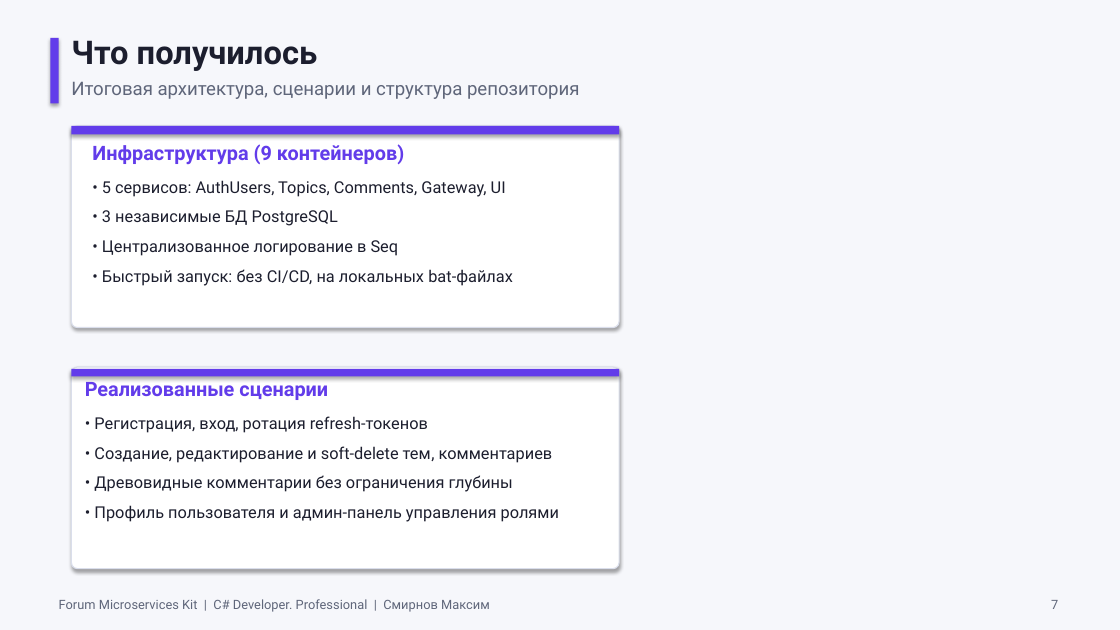
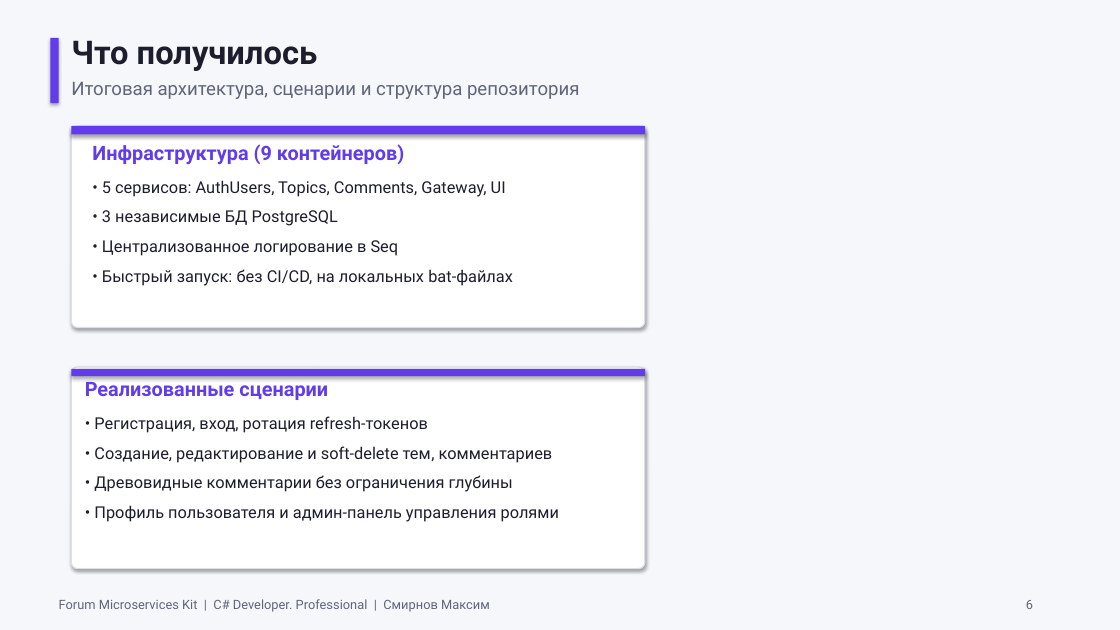
Before and after one commit to smirnovMV-dev/otus-forum, a slide deck: slide 6 of Workaround/Presentation/Forum_Microservices_Kit_Defense.pptx (slide 7 before the commit). Drawn at 1120x630 pixels with LibreOffice and Linux fonts; fonts in the diff are those of the drawing. Boxes give left, top, right and bottom in pixels: in the first picture for what was removed or moved away, otherwise in the second. Text is boxed around its words. In the diff, an @@ line names an element or a change of style, - is before the commit and + after.

```diff
--- a/Workaround/Presentation/Forum_Microservices_Kit_Defense.pptx
+++ b/Workaround/Presentation/Forum_Microservices_Kit_Defense.pptx
@@ rounded rectangle: place and size @@
-rounded rectangle at (71, 126, 619, 328)
+rounded rectangle at (71, 126, 645, 328)
@@ rectangle: place and size @@
-rectangle at (71, 126, 619, 134)
+rectangle at (71, 126, 645, 134)
@@ rounded rectangle: place and size @@
-rounded rectangle at (71, 367, 619, 569)
+rounded rectangle at (71, 367, 645, 569)
@@ rectangle: place and size @@
-rectangle at (71, 369, 619, 376)
+rectangle at (71, 369, 645, 376)
@@ text added at (1026, 600, 1033, 609), 11 pt, text #5F667A @@
+6
@@ text removed at (1051, 600, 1058, 609) @@
-7
```
Also in this commit, not shown: 13 other slides changed, 1 slide added, 2 slides removed.
